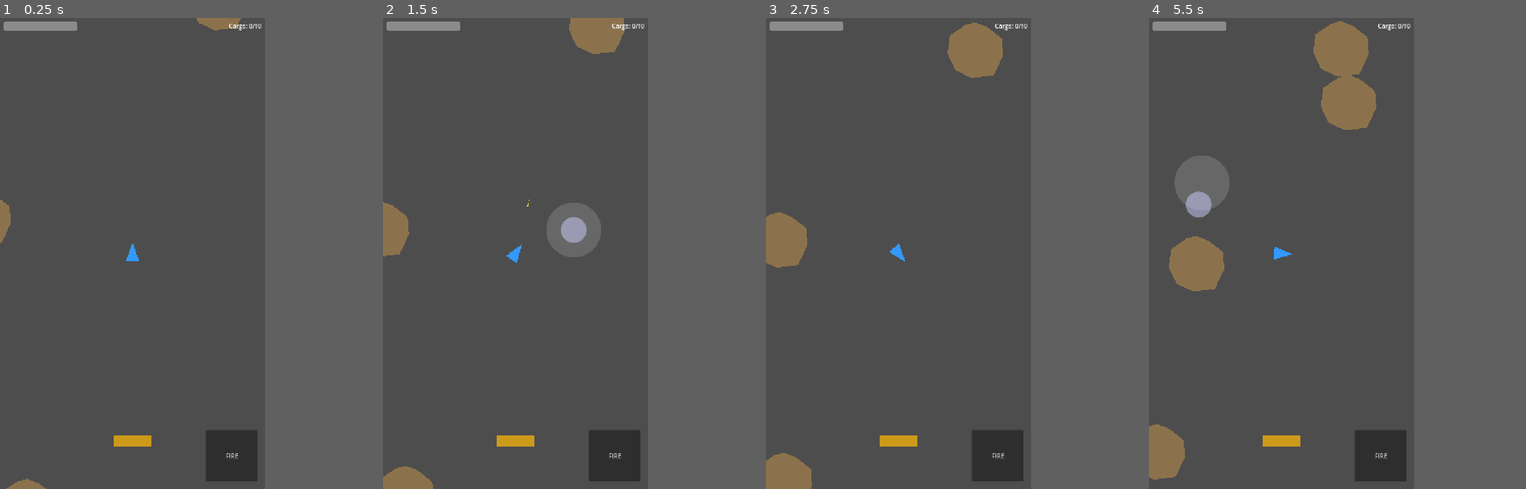
Above: before the commit, frames 1-4 (left to right).
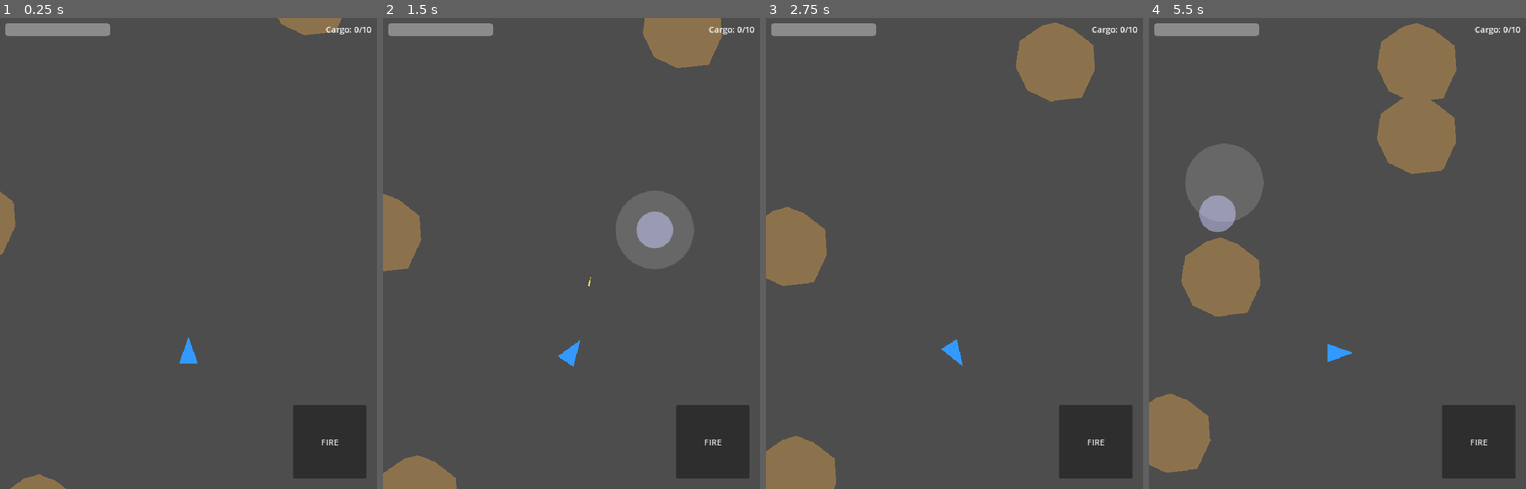
Above: after the commit, the same moments.

Repository: h8k8n/SpaceMiner
Game: Godot game, scene res://scenes/Main.tscn
Two runs of this game, one before a commit and one after it. Both use one fixed random seed, a clock stepped at 60 frames per second and the inputs below.
Inputs (mouse positions are in pixels of both pictures, inside the frame that each line leads up to):
- Up to frame 1 (0.25 s): no input
- Up to frame 2 (1.5 s): click "FIRE" at 0.5 s; move the mouse to (575, 229) at 1.27 s; hold D (move_right) from 1.28 s (still down); tap Space (mine) at 1.35 s; click (575, 229) at 1.42 s
- Up to frame 3 (2.75 s): release D (move_right) at 2 s; drag from (845, 277) to (897, 441) at 2.02 s
- Up to frame 4 (5.5 s): move the mouse to (1307, 149) at 2.77 s; hold D (move_right) 2.78-3.5 s; tap Space (mine) at 2.85, 4.35 s; drag from (1269, 347) to (1164, 474) at 3.52 s; move the mouse to (1360, 324) at 4.27 s; hold A (move_left) 4.28-5 s; drag from (1201, 182) to (1160, 456) at 5.02 s
In our replay, the window is 450x800 before the commit and 640x800 after it. These sizes can differ from the game's own. Grey fills any space a smaller window leaves; there, only what the larger window draws over its background counts as a difference.

The runs differ from the first frame. In frame 1, 6.6% of the frame differs, in the area x 0-99%, y 0-100%; in frame 2, 13%; in frame 3, 12%; in frame 4, 20%, in the area x 0-99%, y 0-99%.

Commit message:
updated sizes

Diff:
--- a/project.godot
+++ b/project.godot
@@ -22,7 +22,8 @@
 [display]
 
 window/size/viewport_width=720
-window/size/viewport_height=1280
+window/size/viewport_height=900
+window/handheld/orientation=2
 window/stretch/mode="canvas_items"
 window/stretch/aspect="expand"
 
